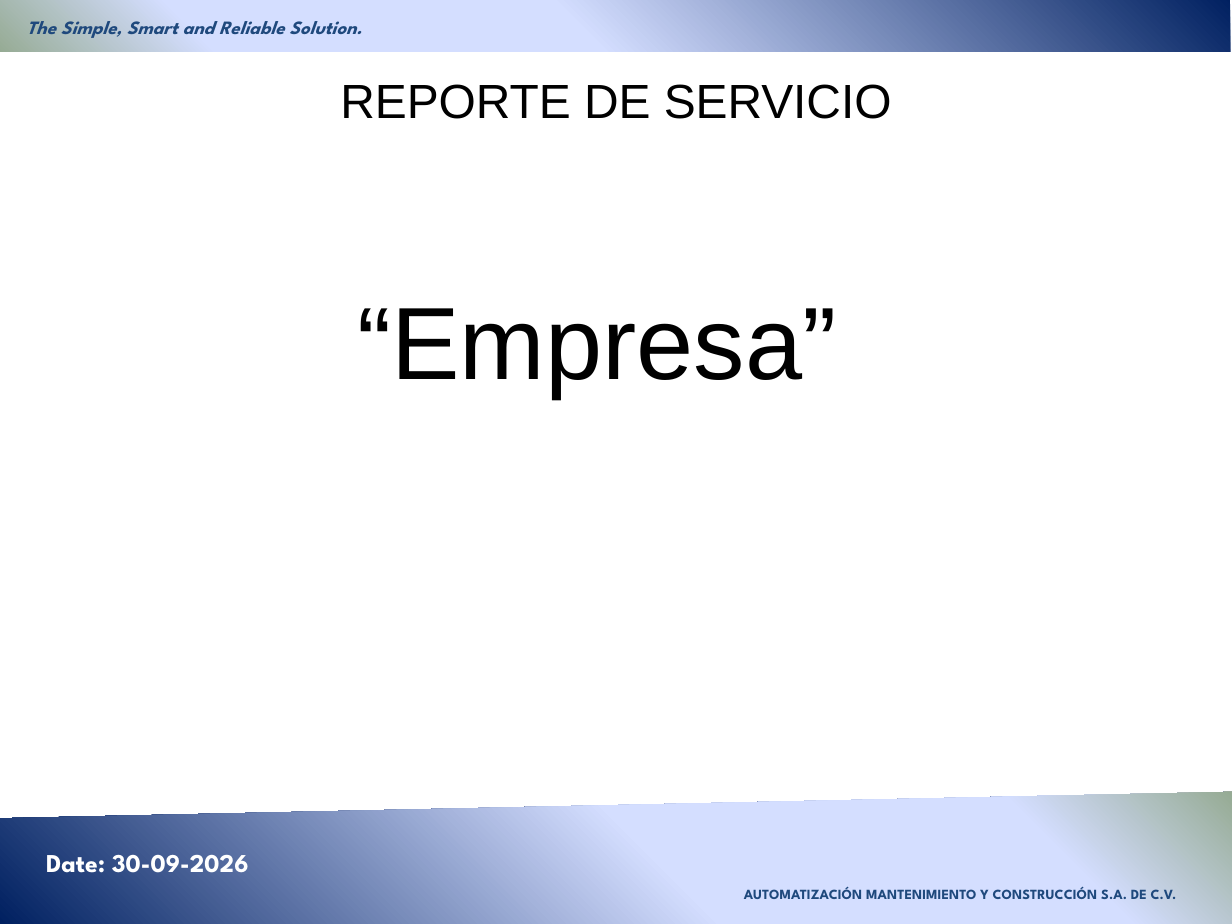
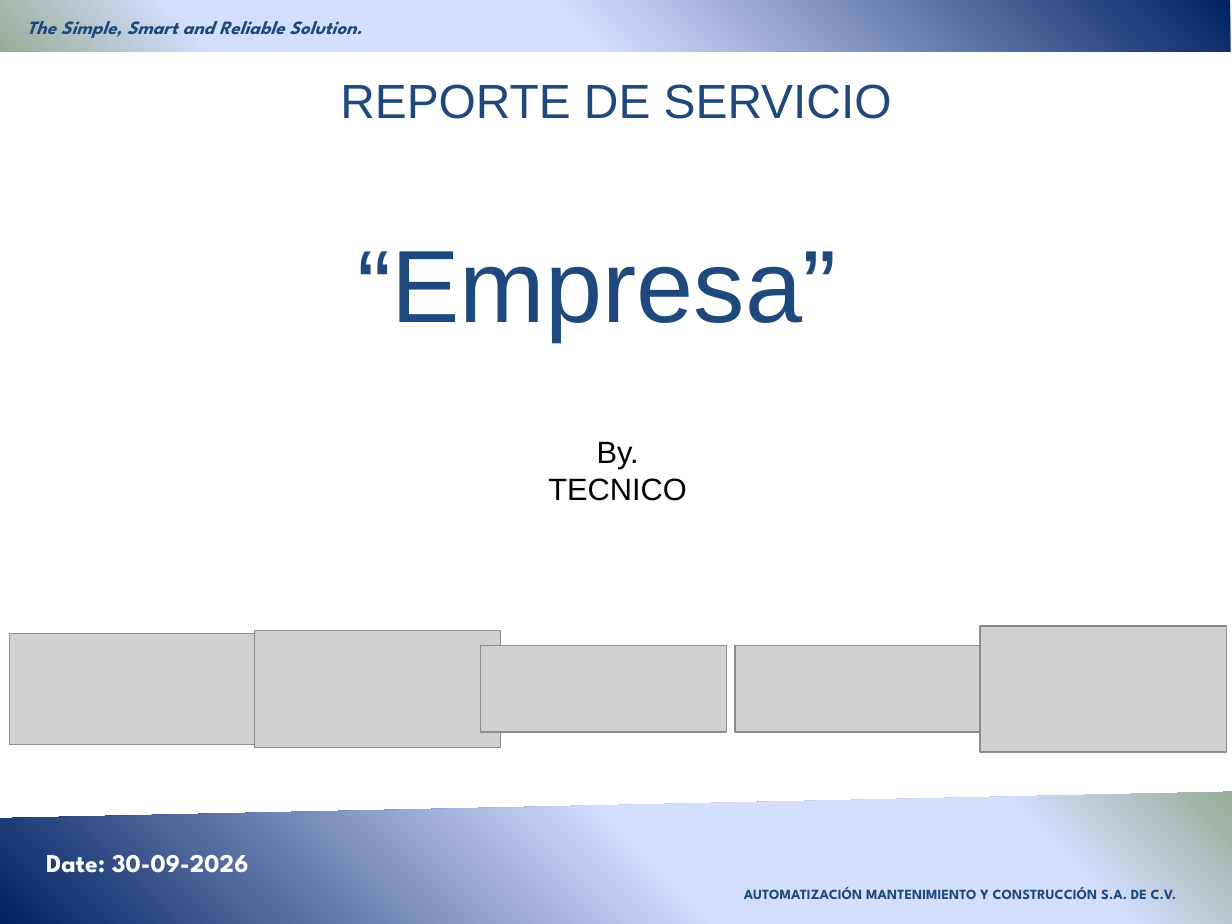
Before and after one commit to mencarnacion-art/Prueba1, a slide deck: slide 1 of Reporte.pptx. Drawn at 1232x924 pixels with LibreOffice and Linux fonts; fonts in the diff are those of the drawing; grey boxes stand for pictures; background and template pictures are left out. Boxes give left, top, right and bottom in pixels: in the first picture for what was removed or moved away, otherwise in the second. Text is boxed around its words. In the diff, an @@ line names an element or a change of style, - is before the commit and + after.

```diff
--- a/Reporte.pptx
+++ b/Reporte.pptx
@@ text "REPORTE DE SERVICIO" at [340, 84, 892, 341]: text colour #000000 to #1F497D @@
@@ text added at [548, 441, 686, 501], 18 pt, text #000000 @@
+By.
+TECNICO
@@ picture added at [981, 626, 1227, 752] @@
@@ picture added at [10, 633, 256, 744] @@
@@ picture added at [255, 631, 501, 748] @@
@@ picture added at [480, 646, 727, 732] @@
@@ picture added at [736, 646, 982, 732] @@
```
